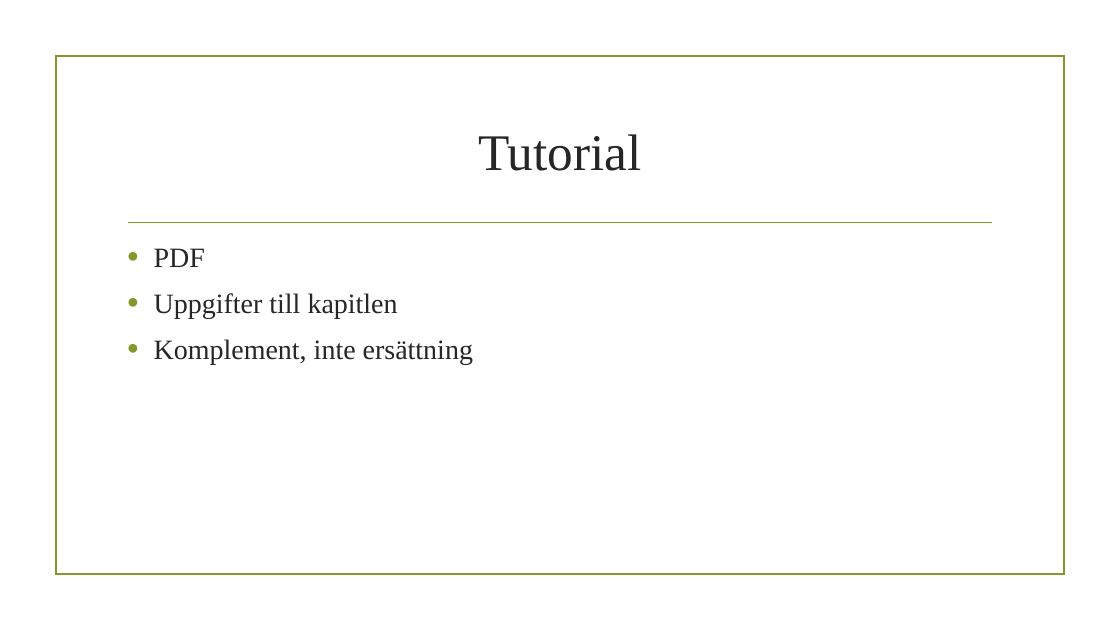
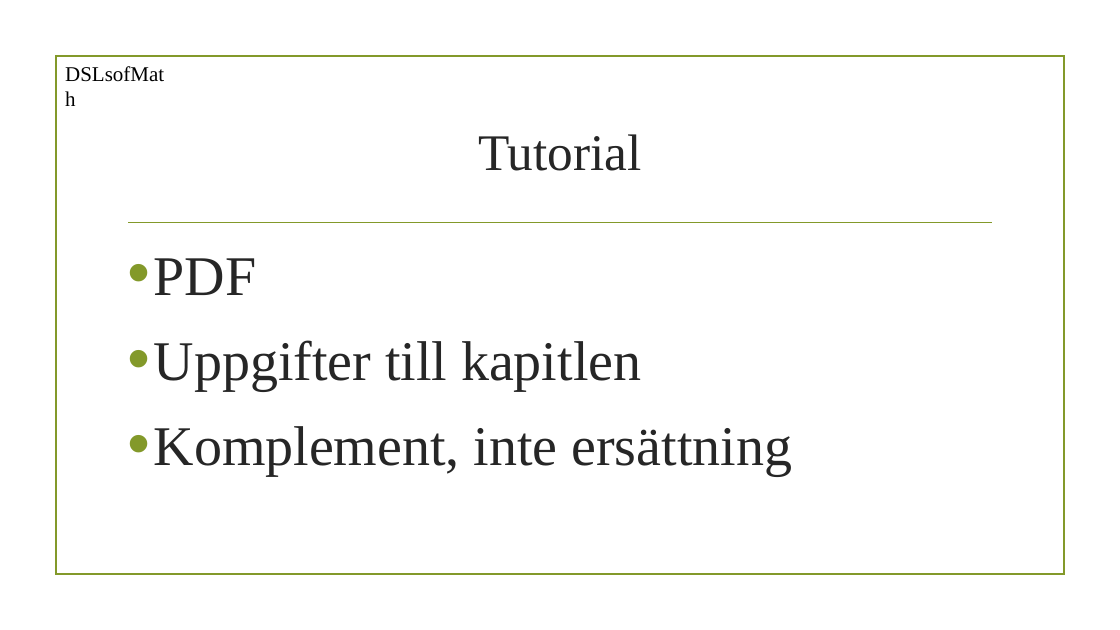
Before and after one commit to DSLsofMath/BScProj2016, a slide deck: slide 8 of Dokument/Halvtidspresentation/DSLsofMath.pptx (slide 6 before the commit). Drawn at 1120x630 pixels with LibreOffice and Linux fonts; fonts in the diff are those of the drawing; background and template pictures are left out. Boxes give left, top, right and bottom in pixels: in the first picture for what was removed or moved away, otherwise in the second. Text is boxed around its words. In the diff, an @@ line names an element or a change of style, - is before the commit and + after.

Commit message:
Färdigt manus & presentation
Det blir i princip detta vi kommer att presentera. Manuset blir inte
exakt som det står.
Om ni märker något fel med powerpointen så sig till!

```diff
--- a/Dokument/Halvtidspresentation/DSLsofMath.pptx
+++ b/Dokument/Halvtidspresentation/DSLsofMath.pptx
@@ text added at (57, 56, 181, 90), 18 pt, text #000000 @@
+DSLsofMath
@@ text "PDF" at (154, 258, 792, 476): size 24 to 48 pt; more space between paragraphs @@
```
Also in this commit, not shown: 8 other slides changed, 3 slides added, 1 slide removed, 2 other files.
